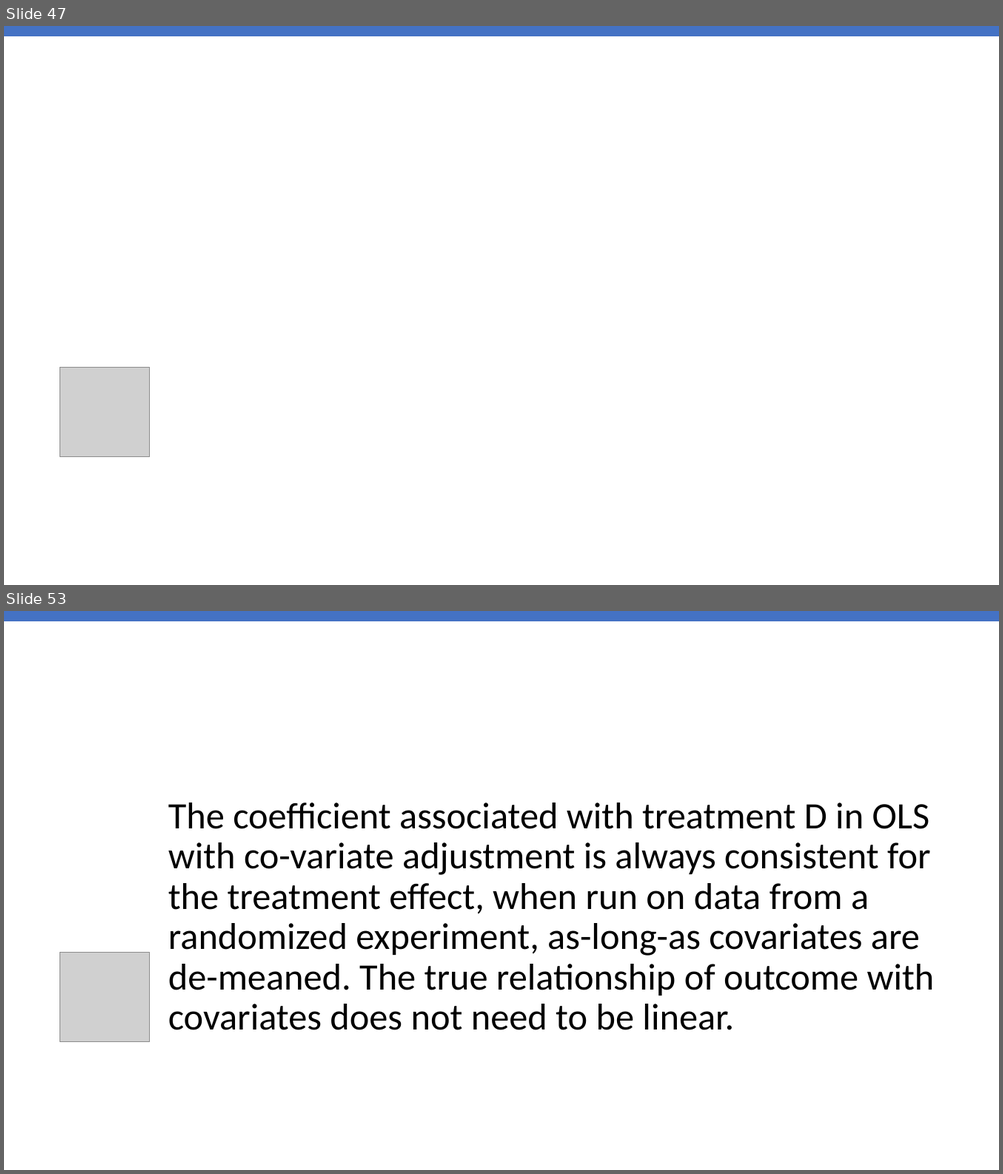
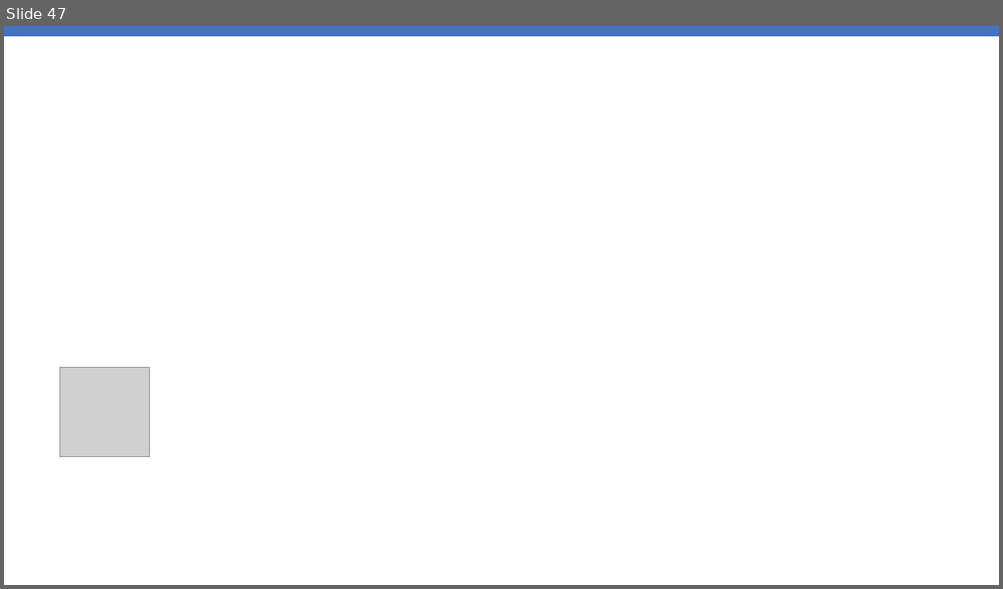
Before and after one commit to stanford-msande228/winter25, a slide deck: assets/presentations/MSANDE228_Lecture3_Inference_in_Linear_Models.pptx. Shown one above the other, each under a label of ours: slides 47 and 53 before the commit, slide 47 after it; the slides between them are not shown. The pictures are 1003x1174 and 1003x589 pixels, drawn with LibreOffice and Linux fonts; fonts in the diff are those of the drawing; grey boxes stand for pictures. Boxes give left, top, right and bottom in pixels: in the first picture for what was removed or moved away, otherwise in the second. Text is boxed around its words. In the diff, an @@ line names an element or a change of style, - is before the commit and + after.

Commit message:
slide updates

```diff
--- a/assets/presentations/MSANDE228_Lecture3_Inference_in_Linear_Models.pptx
+++ b/assets/presentations/MSANDE228_Lecture3_Inference_in_Linear_Models.pptx
@@ slide 53 removed at (x1=4, y1=611, x2=999, y2=1170), background #FFFFFF @@
@@ rectangle removed at (x1=5, y1=611, x2=999, y2=621) @@
@@ title removed at (x1=168, y1=803, x2=934, y2=1031) @@
-The coefficient associated with treatment D in OLS with co-variate adjustment is always consistent for the treatment effect, when run on data from a randomized experiment, as-long-as covariates are de-meaned. The true relationship of outcome with covariates does not need to be linear.
@@ picture removed at (x1=60, y1=953, x2=150, y2=1042) @@
```
Also in this commit, not shown: 5 other slides removed, 2 other files.
